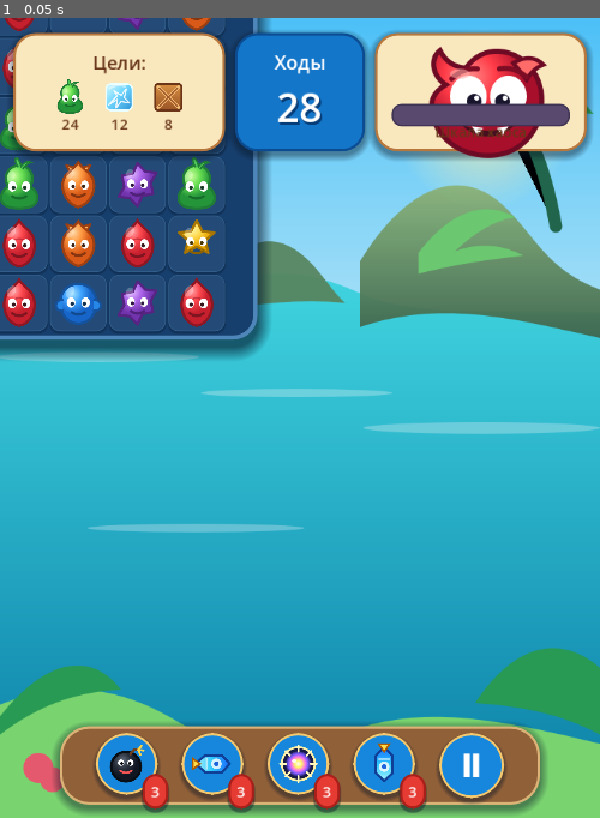
Above: before the commit, frame 1.
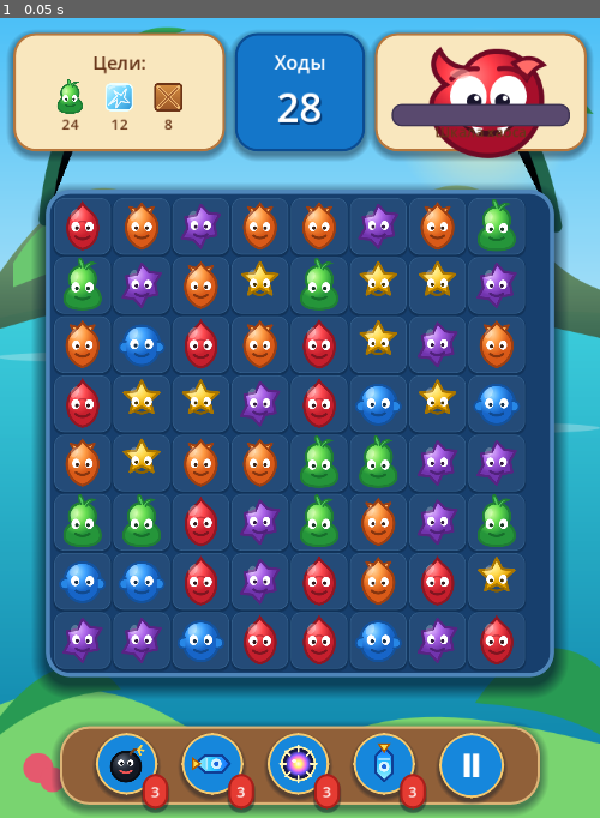
Above: after the commit, the same moment.

Repository: ksotik22/Mutant-Match
Game: Godot game, scene res://main.tscn
Two runs of this game, one before a commit and one after it. Both use one fixed random seed, a clock stepped at 60 frames per second and the inputs below.
Inputs:
- Up to frame 1 (0.05 s): no input

The runs differ from the first frame. In frame 1, 58% of the frame differs, in the area x 0-95%, y 0-85%.

Commit message:
Enable layout fix autoload

Diff:
--- a/project.godot
+++ b/project.godot
@@ -10,6 +10,7 @@
 [autoload]
 Juice="*res://scripts/juice.gd"
 VisualUpgrade="*res://scripts/visual_upgrade.gd"
+LayoutFix="*res://scripts/layout_fix.gd"
 Music="*res://scripts/music.gd"
 
 [display]
